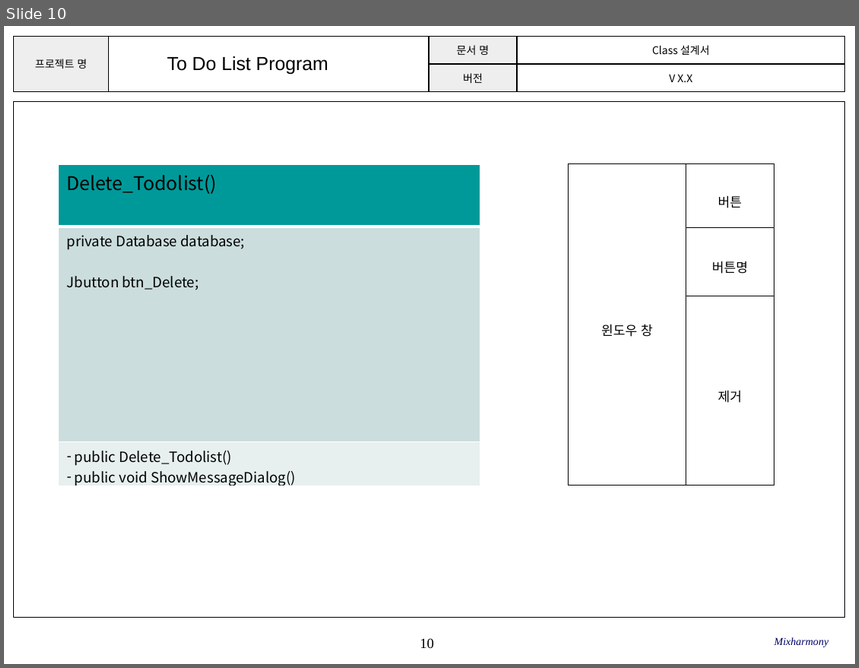
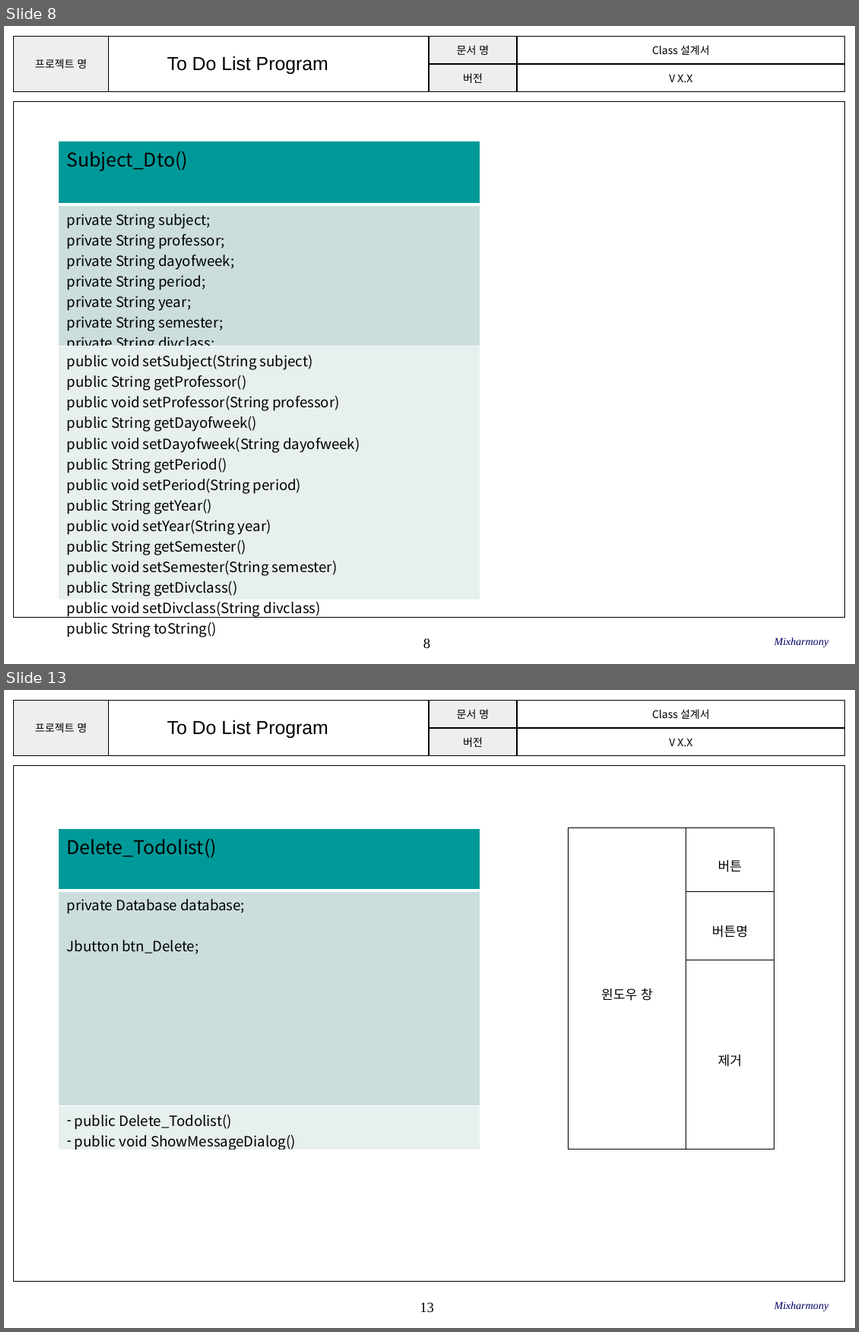
Before and after one commit to SE-admin/SE2017_2_mixharmony, a slide deck: doc/3_ 설계서/Class Design.pptx. Shown one above the other, each under a label of ours: slide 10 before the commit, slides 8 and 13 after it; the slides between them are not shown. The pictures are 859x668 and 859x1332 pixels, drawn with LibreOffice and Linux fonts; fonts in the diff are those of the drawing; background and template pictures are left out. Boxes give left, top, right and bottom in pixels: in the first picture for what was removed or moved away, otherwise in the second. Text is boxed around its words. In the diff, an @@ line names an element or a change of style, - is before the commit and + after.

```diff
--- a/doc/3_ 설계서/Class Design.pptx
+++ b/doc/3_ 설계서/Class Design.pptx
@@ slide 8 added at box(4, 26, 855, 664), background #FFFFFF; not listed: 3 template elements that a slide beside it also shows @@
@@ text added at box(167, 56, 329, 74), 16 pt, text #000000 @@
+To Do List Program
@@ table added at box(59, 141, 481, 641), 3 rows, 1 columns @@
+Subject_Dto()
+private String subject; / private String professor; / private String dayofweek; / private String period; / private String year; / private String semester; / private String divclass;
+public void setSubject(String subject) / public String getProfessor() / public void setProfessor(String professor) / public String getDayofweek() / public void setDayofweek(String dayofweek) / public String getPeriod() / public void setPeriod(String period) / public String getYear() / public void setYear(String year) / public String getSemester() / public void setSemester(String semester) / public String getDivclass() / public void setDivclass(String divclass) / public String toString()
@@ text added at box(775, 638, 829, 648), 9 pt, text #000066, italic @@
+Mixharmony
@@ what was slide 10 is now slide 13 @@
@@ page number at box(420, 1303, 434, 1313): text changed @@
-10
+13
```
Also in this commit, not shown: 8 slides changed, 2 other slides added.
